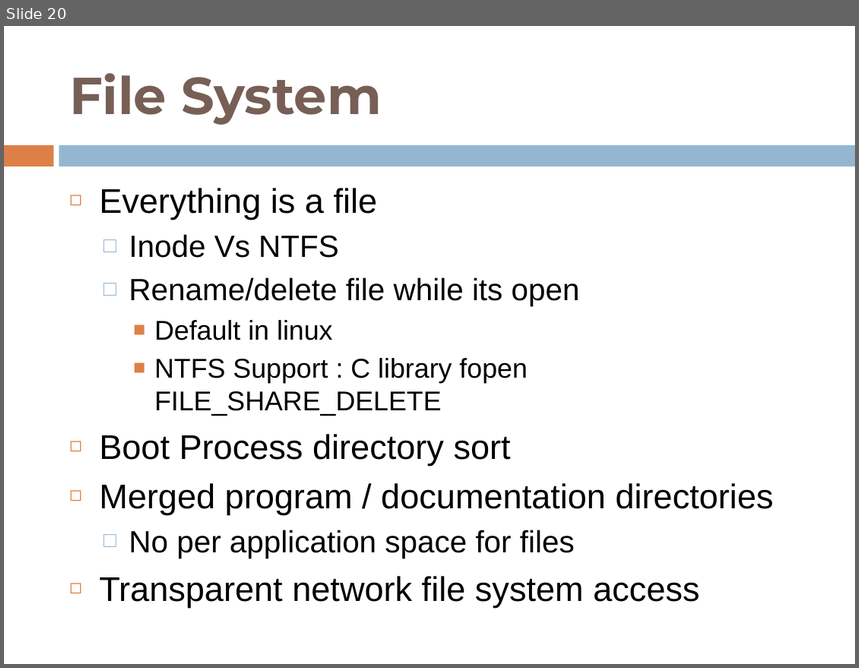
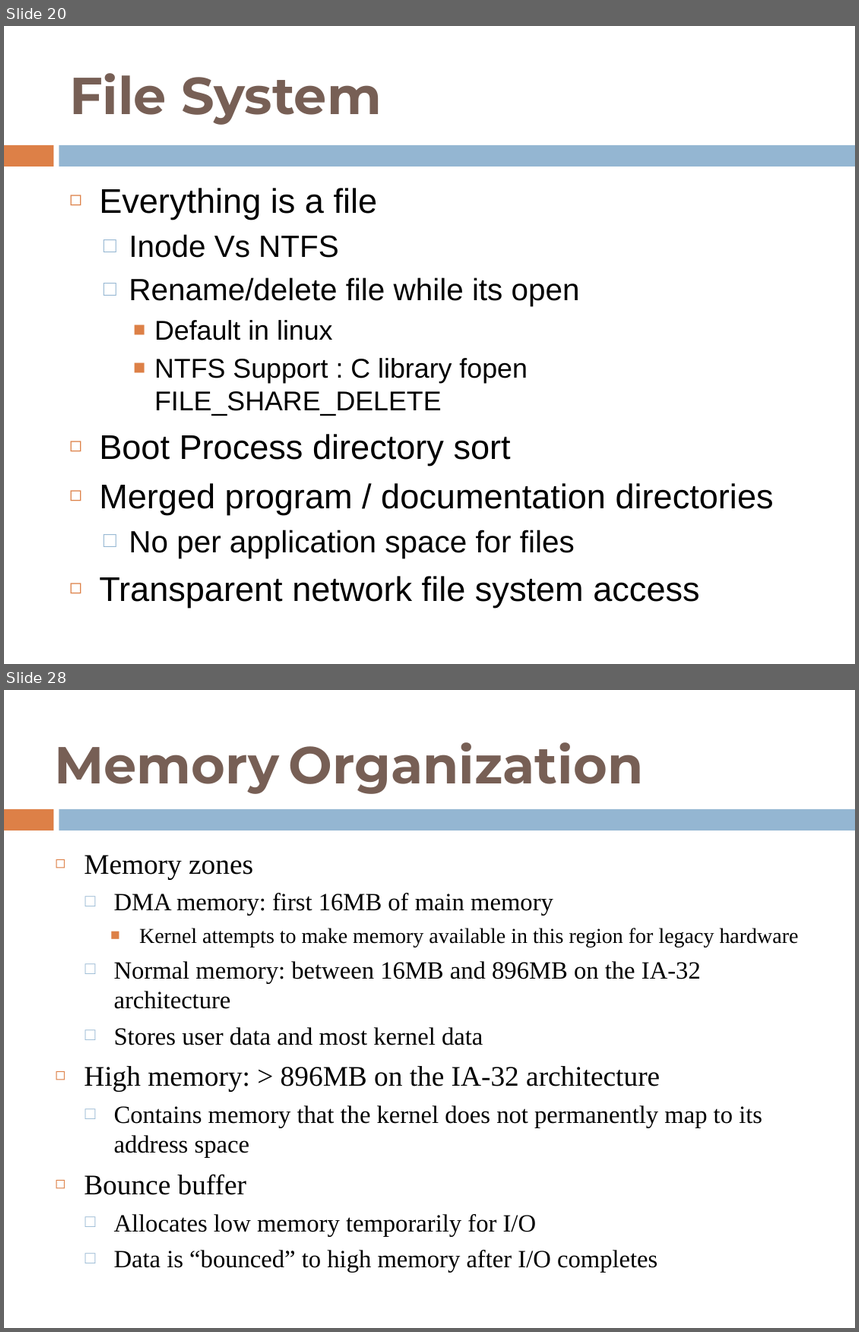
Before and after one commit to shyamrajendran/OS_MPS, a slide deck: 4th_credit/survey.pptx. Shown one above the other, each under a label of ours: slide 20 before the commit, slides 20 and 28 after it; the slides between them are not shown. The pictures are 859x668 and 859x1332 pixels, drawn with LibreOffice and Linux fonts; fonts in the diff are those of the drawing. Boxes give left, top, right and bottom in pixels: in the first picture for what was removed or moved away, otherwise in the second. Text is boxed around its words. In the diff, an @@ line names an element or a change of style, - is before the commit and + after.

```diff
--- a/4th_credit/survey.pptx
+++ b/4th_credit/survey.pptx
@@ slide 28 added at [4, 690, 855, 1328], background #FFFFFF; not listed: 2 template elements that a slide beside it also shows @@
@@ title added at [54, 742, 644, 794], 44 pt, text #775F55, bold @@
+Memory Organization
@@ text added at [84, 855, 762, 1273], 21 pt, text #000000 @@
+◻ Memory zones
+  □ DMA memory: first 16MB of main memory
+    ■ Kernel attempts to make memory available in this region for legacy hardware
+  □ Normal memory: between 16MB and 896MB on the IA-32 architecture
+  □ Stores user data and most kernel data
+◻ High memory: > 896MB on the IA-32 architecture
+  □ Contains memory that the kernel does not permanently map to its address space
+◻ Bounce buffer
+  □ Allocates low memory temporarily for I/O
+  □ Data is “bounced” to high memory after I/O completes
```
Also in this commit, not shown: 7 other slides added.
